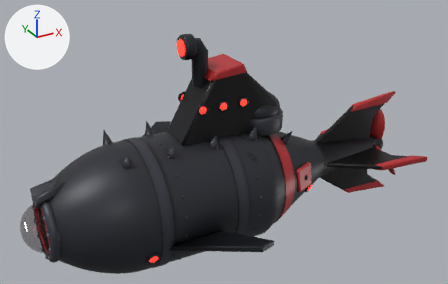
What one commit did to the glTF model models-src/enemy_boss.glb.
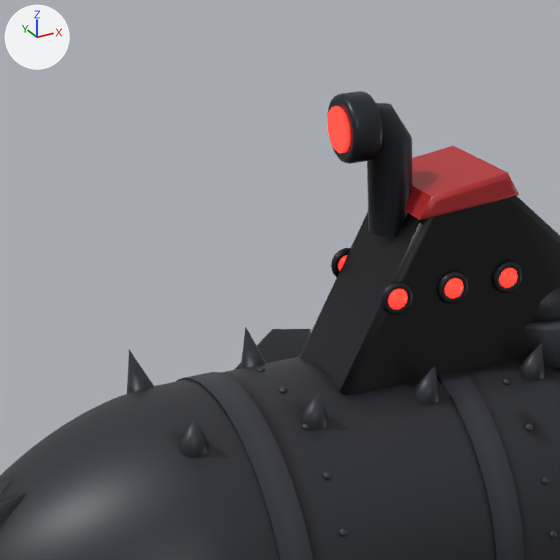
There are two pictures of each version: one whole from a 50 mm lens placed at (-4.64, -9.32, 5.49), pointed at (0.47, -0.01, 0.84), one close up on the part from 12% to 59% of the width and 0% to 73% of the height. The lights are fixed; the arrows at upper left show +X, +Y and +Z. The first two pictures are the older version. Where no turn or scale is listed for an object, it has been applied to the vertices. Vertices at exactly the same position are counted once.

In view in the first close-up: 'enemy_boss_body'.
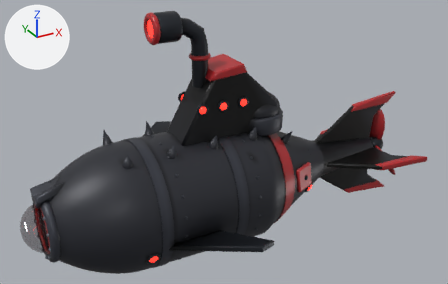
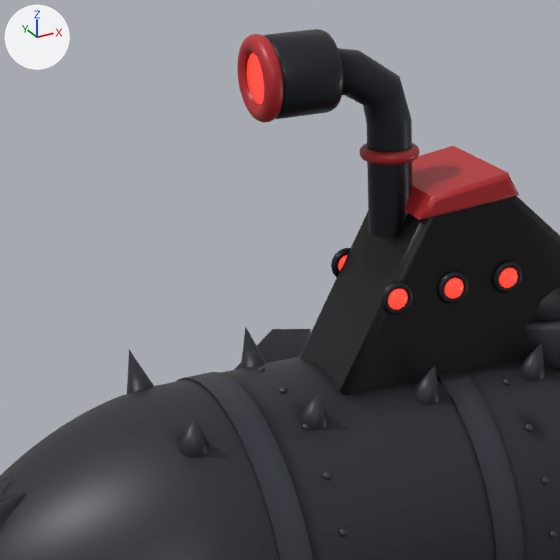
Changed parts and their boxes [x1, y1, x2, y2] in the close-ups (560 x 560 px; the box of a moved part takes in the faces that stretch with it):
'enemy_boss_body', reshaped: before [0, 91, 560, 560]; after [0, 29, 560, 560]
part 1 of me_enemy_boss_body, added (red): after [237, 34, 283, 123]
part 2 of me_enemy_boss_body, added (red): after [247, 53, 264, 104]
part 3 of me_enemy_boss_body, rebuilt (63% wider, 43% taller): before [367, 103, 412, 236]; after [338, 48, 412, 238]
part 4 of me_enemy_boss_body, added: after [263, 29, 343, 119]
part 5 of me_enemy_boss_body, deleted (red): before [327, 106, 350, 153]
part 6 of me_enemy_boss_body, moved or reshaped: before [327, 91, 383, 164]; after [360, 143, 419, 165]

What the commit changed:
me_enemy_boss_body is used by ob_enemy_boss_body; location (0.0, 0.0, 0.0).
me_enemy_boss_body had 13375 vertices, 26088 faces and spanned x -3.34..4.66, y -2.15..2.15, z -1.24..2.95.
me_enemy_boss_body now has 14033 vertices, 27404 faces and spans x -3.34..4.66, y -2.15..2.15, z -1.24..3.38.
me_enemy_boss_body part 1: a new loose piece, a torus around x (ring radius 0.2, tube radius 0.06) spanning x -0.91..-0.79, y -0.26..0.26, z 2.86..3.38, in mat_enemy_red.
me_enemy_boss_body part 2: a new loose piece, a 24-sided cylinder along x spanning x -0.876..-0.828, y -0.186..0.186, z 2.931..3.303, in mat_enemy_light.
me_enemy_boss_body part 3: the loose piece of 56 vertices spanning x -0.17..0.15, y -0.14..0.14, z 2.03..2.88 is rebuilt with 90 vertices and now spans x -0.47..0.15, y -0.14..0.14, z 2.02..3.26.
me_enemy_boss_body part 4: a new loose piece of 144 vertices spanning x -0.83..-0.4, y -0.25..0.25, z 2.87..3.37, in mat_gunmetal.
me_enemy_boss_body part 5: the loose piece of 48 vertices spanning x -0.36..-0.33, y -0.14..0.14, z 2.59..2.88 is deleted.
me_enemy_boss_body part 6: 1 vertex moved within x -0.17, y 0.0, z 2.52; 143 vertices removed from x -0.34..-0.13, y -0.22..0.22, z 2.52..2.95; 287 vertices added at x -0.19..0.2, y -0.19..0.19, z 2.51..2.59.
